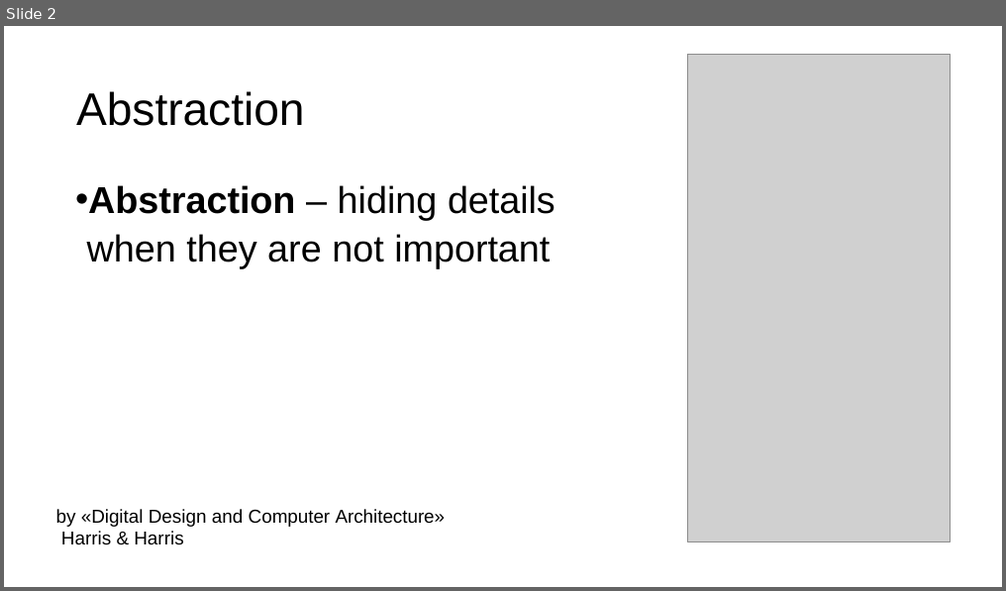
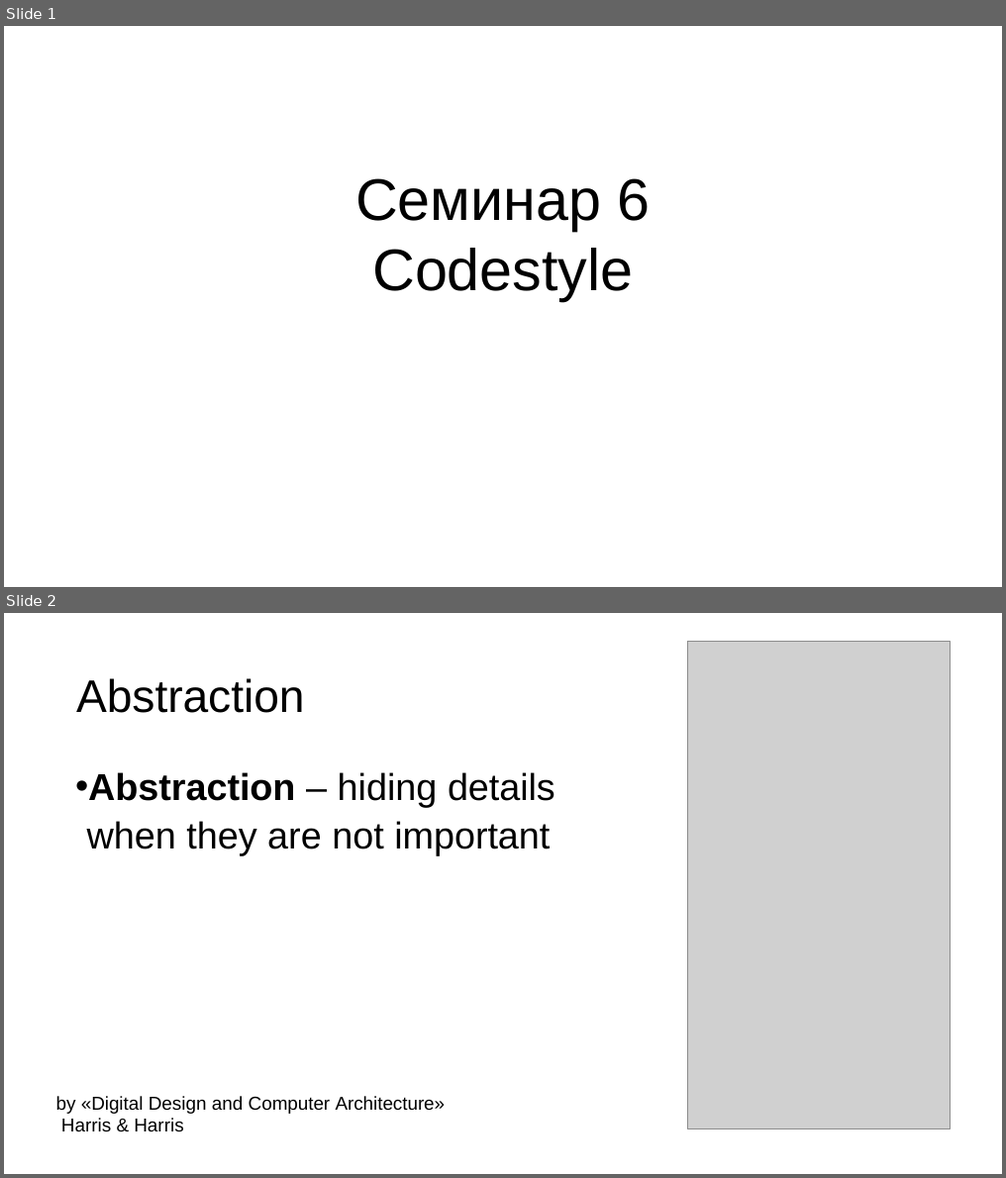
Before and after one commit to kostya2709/C_Plus_Plus_seminars, a slide deck: fall/sem_6_code_style/presentations/Семинар_6.pptx. Shown one above the other, each under a label of ours: slide 2 before the commit, slides 1 and 2 after it. The pictures are 1006x591 and 1006x1178 pixels, drawn with LibreOffice and Linux fonts; fonts in the diff are those of the drawing; grey boxes stand for pictures. Boxes give left, top, right and bottom in pixels: in the first picture for what was removed or moved away, otherwise in the second. Text is boxed around its words. In the diff, an @@ line names an element or a change of style, - is before the commit and + after.

```diff
--- a/fall/sem_6_code_style/presentations/Семинар_6.pptx
+++ b/fall/sem_6_code_style/presentations/Семинар_6.pptx
@@ slide 1 added at (4,26,1002,587), background #FFFFFF @@
@@ title added at (355,178,650,301), 56.5 pt, text #000000 @@
+Семинар 6
+Codestyle
```
Also in this commit, not shown: 1 slide removed, 1 other file.
